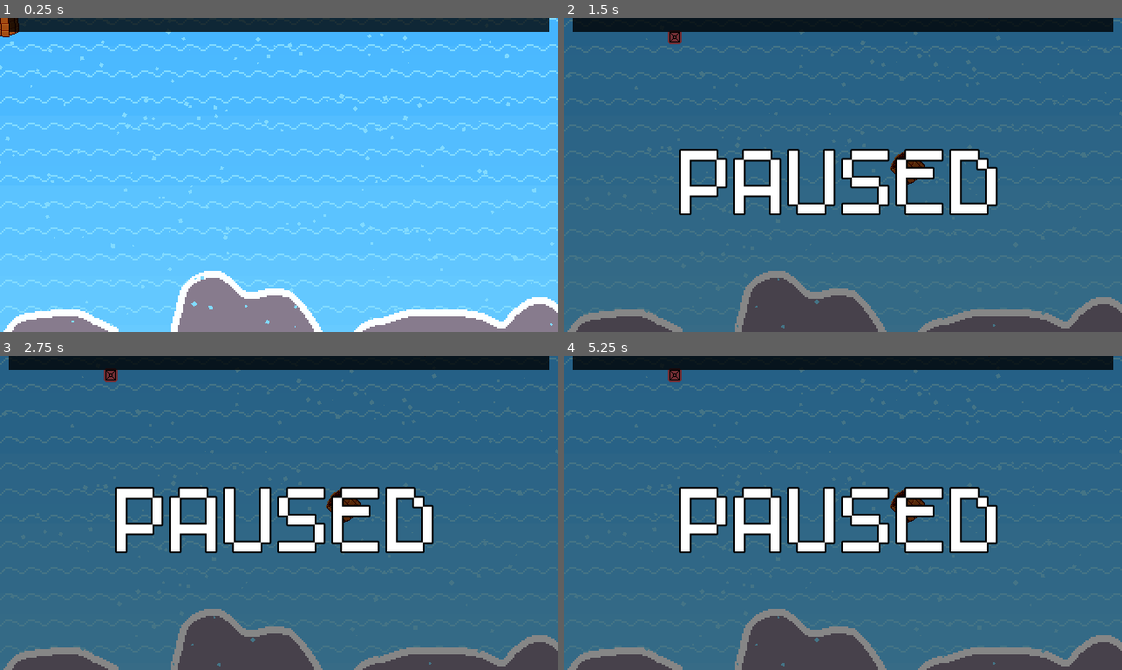
Above: before the commit, frames 1-4 (two rows, left to right).
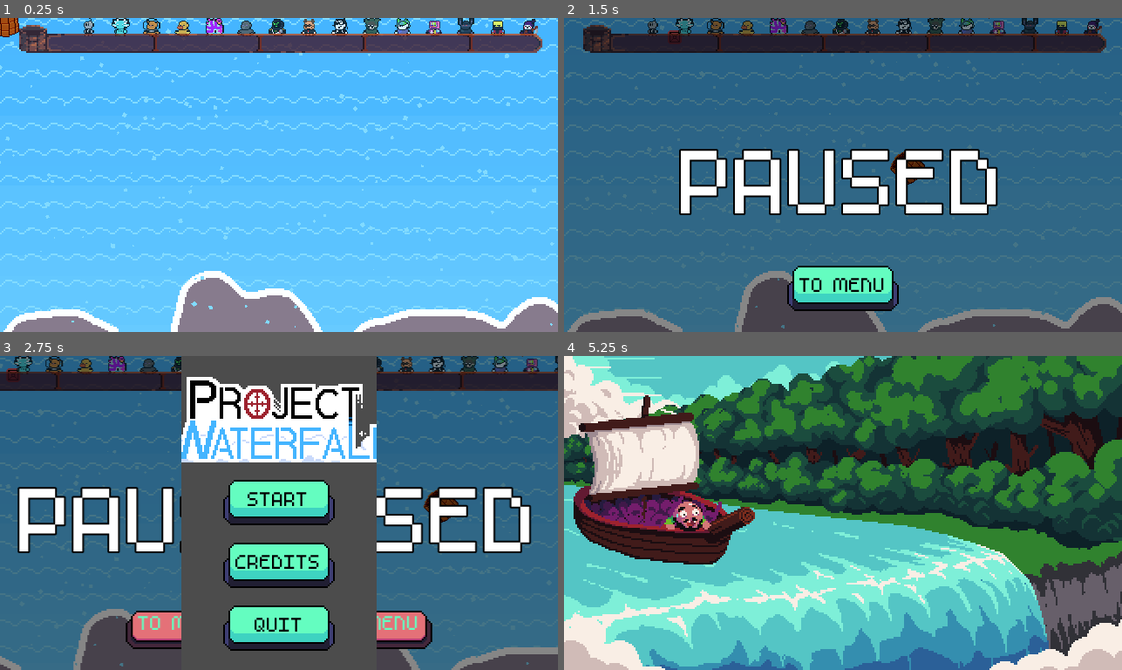
Above: after the commit, the same moments.

Repository: DissonantVoid/Project-Waterfall
Game: Godot game, scene res://scenes/game/main.tscn
Same seed, same stepped clock (60 frames per second), same inputs: the game is played once before the commit and once after it. This scene is started directly instead of the project's main scene.
Inputs (mouse positions are in pixels of both pictures, inside the frame that each line leads up to):
- Up to frame 1 (0.25 s): no input
- Up to frame 2 (1.5 s): move the mouse to (965, 159) at 0.52 s; move the mouse to (731, 190) at 1.27 s; hold Escape (back) from 1.28 s (still down)
- Up to frame 3 (2.75 s): release Escape (back) at 2 s; click (279, 619) at 2 s, where only the run after the commit has a clickable "TO MENU"
- Up to frame 4 (5.25 s): click (843, 560) at 2.75 s, where only the run after the commit has a clickable "CREDITS"; click (843, 497) at 3.5 s, where only the run after the commit has a clickable "START"; click (843, 497) at 4.25 s, where only the run after the commit has a clickable "START"; move the mouse to (898, 443) at 5.02 s

The runs differ from the first frame. In frame 1, 9.7% of the frame differs, in the area x 1-99%, y 0-12%; in frame 2, 12%; in frame 3, 55%; in frame 4, 99%, in the area x 0-100%, y 0-100%.

Commit message:
redid the progress bar, with better style and visuals
credits to AddinSachen#6946

Diff:
--- /dev/null
+++ b/resources/godot/progress_shader.tres
@@ -0,0 +1,24 @@
+[gd_resource type="ShaderMaterial" load_steps=2 format=2]
+
+[sub_resource type="Shader" id=35]
+code = "shader_type canvas_item;
+
+uniform float weight : hint_range(0.0, 1.0) = 0;
+uniform vec4 start_color : hint_color;
+uniform vec4 end_color : hint_color;
+
+void fragment()
+{
+	COLOR = texture(TEXTURE, UV);
+	COLOR.rgb = mix(start_color.rgb, end_color.rgb, weight);
+	if (UV.x > weight)
+	{
+		COLOR.a = 0.0;
+	}
+}"
+
+[resource]
+shader = SubResource( 35 )
+shader_param/weight = 0.0
+shader_param/start_color = Color( 0, 0, 0, 1 )
+shader_param/end_color = Color( 0, 0, 0, 1 )
--- a/scenes/autoloads/utility.gd
+++ b/scenes/autoloads/utility.gd
@@ -4,4 +4,5 @@
 
 
 func _init():
+	randomize()
 	rng.randomize()
--- a/scenes/game/credits.tscn
+++ b/scenes/game/credits.tscn
@@ -132,8 +132,7 @@
 anchor_right = 1.0
 anchor_bottom = 1.0
 margin_top = 181.0
-margin_right = 320.0
-margin_bottom = 13297.0
+margin_bottom = 1517.0
 custom_fonts/normal_font = SubResource( 1 )
 bbcode_enabled = true
 bbcode_text = "[center]
@@ -252,10 +251,10 @@
 anchor_top = 0.5
 anchor_right = 0.5
 anchor_bottom = 0.5
-margin_left = 89.5
-margin_top = 65.5
-margin_right = 230.5
-margin_bottom = 114.501
+margin_left = -70.5
+margin_top = -24.5
+margin_right = 70.5
+margin_bottom = 24.501
 rect_pivot_offset = Vector2( 70, 24 )
 texture = ExtResource( 3 )
 
--- a/scenes/game/introduction.tscn
+++ b/scenes/game/introduction.tscn
@@ -462,6 +462,7 @@
 
 [node name="Camera2D" type="Camera2D" parent="."]
 position = Vector2( 160, 90 )
+current = true
 
 [node name="AnimationPlayer" type="AnimationPlayer" parent="Camera2D"]
 anims/RESET = SubResource( 4 )
--- a/scenes/game/main.gd
+++ b/scenes/game/main.gd
@@ -15,7 +15,7 @@
 const _character_scene : PackedScene = preload("res://scenes/objects/character.tscn")
 
 var _view_width : int = ProjectSettings.get_setting("display/window/size/width") * 2
-const _levels_count : int = 5 # if you change this, you have to add/remove levels from res://resources/files/level_rules.cfg
+const _levels_count : int = 5 # if you change this, you have to add/remove levels from res://resources/files/level_rules.cfg, you'd also need to change the progress bar and.. just don't do it alright?
 const _points_to_win : int = 100
 const _points_to_levelup : int = _points_to_win / _levels_count
 var _current_progress : float = 0
@@ -37,9 +37,12 @@
 	# to a commit history full of frame=2, frame=5, frame=12.....
 	_background.playing = true
 
-	# all children should pause when scene tree is paused
+	# reconfigure children pause mode, since we are root, we can't change
+	# our pause mode without affecting the rest of the tree, we need to
+	# remove this effect by getting rid of INHERIT pause mode
 	for child in get_children():
-		child.pause_mode = Node.PAUSE_MODE_STOP
+		if child.pause_mode == Node.PAUSE_MODE_INHERIT:
+			child.pause_mode = Node.PAUSE_MODE_STOP
 
 	_bucket.connect("character_saved",self,"_on_bucket_character_saved")
 	_bucket.connect("hit_hazard",self,"_on_bucket_hit_hazard")
@@ -58,8 +61,14 @@
 		_ui.set_pause(_is_paused)
 		get_tree().paused = _is_paused
 
+		if _is_paused:
+			Input.mouse_mode = Input.MOUSE_MODE_VISIBLE
+		else:
+			Input.mouse_mode = Input.MOUSE_MODE_HIDDEN
+
 func _exit_tree():
 	Input.mouse_mode = Input.MOUSE_MODE_VISIBLE
+	get_tree().paused = false
 
 func _on_spawn_timeout():
 	var instance := _character_scene.instance()
@@ -94,7 +103,7 @@
 	_current_progress = clamp(_current_progress + value, 0, _points_to_win)
 
 	if sign(value) == 1:
-		_ui.increment_point(value, _bucket.global_position)
+		_ui.increment_points(value, _bucket.global_position)
 		# level up
 		if int(_current_progress) / _points_to_levelup > _current_level:
 			_current_level += 1
--- a/scenes/game/main.tscn
+++ b/scenes/game/main.tscn
@@ -10,23 +10,23 @@
 [ext_resource path="res://scenes/objects/clouds.gd" type="Script" id=8]
 [ext_resource path="res://scenes/objects/hazards_maker.gd" type="Script" id=9]
 [ext_resource path="res://scenes/objects/game_camera.gd" type="Script" id=10]
-[ext_resource path="res://scenes/unused/progress_bar.tscn" type="PackedScene" id=11]
+[ext_resource path="res://scenes/objects/progress_bar.gd" type="Script" id=11]
 [ext_resource path="res://resources/textures/progress_bar.png" type="Texture" id=12]
+[ext_resource path="res://resources/godot/progress_shader.tres" type="Material" id=13]
+[ext_resource path="res://scenes/objects/ui/button.tscn" type="PackedScene" id=14]
 [ext_resource path="res://scenes/objects/powerups_spawner.gd" type="Script" id=17]
 
-[sub_resource type="StyleBoxFlat" id=8]
-bg_color = Color( 0.0980392, 0.568627, 0, 1 )
-
-[sub_resource type="StyleBoxFlat" id=9]
-bg_color = Color( 0, 0, 0, 1 )
-
-[sub_resource type="AtlasTexture" id=1]
+[sub_resource type="AtlasTexture" id=33]
 atlas = ExtResource( 12 )
-region = Rect2( 48, 0, 48, 16 )
-
-[sub_resource type="AtlasTexture" id=2]
+region = Rect2( 0, 16, 281, 16 )
+
+[sub_resource type="AtlasTexture" id=34]
 atlas = ExtResource( 12 )
-region = Rect2( 0, 0, 48, 16 )
+region = Rect2( 0, 0, 281, 16 )
+
+[sub_resource type="AtlasTexture" id=32]
+atlas = ExtResource( 12 )
+region = Rect2( 0, 32, 302, 16 )
 
 [sub_resource type="DynamicFont" id=10]
 size = 82
@@ -139,41 +139,52 @@
 script = ExtResource( 2 )
 
 [node name="UI" type="CanvasLayer" parent="."]
+pause_mode = 2
 script = ExtResource( 7 )
 
 [node name="MarginContainer" type="MarginContainer" parent="UI"]
 anchor_right = 1.0
 anchor_bottom = 1.0
 custom_constants/margin_right = 5
+custom_constants/margin_top = 4
 custom_constants/margin_left = 5
-
-[node name="Progress" type="ProgressBar" parent="UI/MarginContainer"]
+custom_constants/margin_bottom = 4
+
+[node name="Progress" type="Control" parent="UI/MarginContainer"]
 modulate = Color( 1, 1, 1, 0.784314 )
-margin_left = 5.0
-margin_right = 315.0
-margin_bottom = 8.0
-rect_min_size = Vector2( 0, 8 )
-custom_styles/fg = SubResource( 8 )
-custom_styles/bg = SubResource( 9 )
-percent_visible = false
-
-[node name="ProgressBar" parent="UI/MarginContainer" instance=ExtResource( 11 )]
-visible = false
-modulate = Color( 1, 1, 1, 0.784314 )
-anchor_right = 0.0
-anchor_bottom = 0.0
-margin_left = 5.0
-margin_right = 315.0
-margin_bottom = 32.0
-rect_min_size = Vector2( 0, 32 )
+margin_left = 10.0
+margin_top = 4.0
+margin_right = 310.0
+margin_bottom = 20.0
+rect_min_size = Vector2( 300, 16 )
+size_flags_horizontal = 4
 size_flags_vertical = 0
-max_value = 100.0
-value = 50.0
-_on_texture = SubResource( 1 )
-_off_texture = SubResource( 2 )
-_margin_right = 16.0
-_margin_left = 16.0
-_margin_center = 8.0
+script = ExtResource( 11 )
+
+[node name="CharactersContainer" type="Control" parent="UI/MarginContainer/Progress"]
+anchor_right = 1.0
+anchor_bottom = 1.0
+margin_left = 25.0
+margin_top = 1.0
+margin_right = -7.0
+
+[node name="Back" type="TextureRect" parent="UI/MarginContainer/Progress"]
+margin_left = 18.0
+margin_right = 299.0
+margin_bottom = 16.0
+texture = SubResource( 33 )
+
+[node name="Progress" type="TextureRect" parent="UI/MarginContainer/Progress"]
+material = ExtResource( 13 )
+margin_left = 18.0
+margin_right = 299.0
+margin_bottom = 16.0
+texture = SubResource( 34 )
+
+[node name="Front" type="TextureRect" parent="UI/MarginContainer/Progress"]
+margin_right = 302.0
+margin_bottom = 16.0
+texture = SubResource( 32 )
 
 [node name="Pause" type="MarginContainer" parent="UI"]
 visible = false
@@ -195,6 +206,19 @@
 custom_fonts/font = SubResource( 10 )
 text = "PAUSED"
 
+[node name="MarginContainer" type="MarginContainer" parent="UI/Pause"]
+margin_right = 320.0
+margin_bottom = 180.0
+custom_constants/margin_bottom = 12
+
+[node name="Back" parent="UI/Pause/MarginContainer" instance=ExtResource( 14 )]
+margin_left = 128.0
+margin_top = 136.0
+margin_right = 192.0
+margin_bottom = 168.0
+size_flags_vertical = 8
+_text = "TO MENU"
+
 [node name="Background" type="AnimatedSprite" parent="."]
 position = Vector2( 320, 180 )
 scale = Vector2( 2, 2 )
@@ -316,6 +340,7 @@
 [node name="SpawnTimer" type="Timer" parent="Timers"]
 one_shot = true
 
+[connection signal="pressed" from="UI/Pause/MarginContainer/Back" to="UI" method="_on_back_to_menu_pressed"]
 [connection signal="timeout" from="GameCamera/ShakeTimer" to="GameCamera" method="_on_shake_timeout"]
 [connection signal="body_entered" from="Bucket/InsideArea" to="Bucket" method="_on_body_entered_inside_area"]
 [connection signal="body_exited" from="Bucket/InsideArea" to="Bucket" method="_on_body_exited_inside_area"]
--- a/scenes/objects/hazards/hazard_bird.tscn
+++ b/scenes/objects/hazards/hazard_bird.tscn
@@ -42,14 +42,14 @@
 } ]
 
 [sub_resource type="CircleShape2D" id=1]
-radius = 16.0312
+radius = 12.0
 
 [node name="HazardBird" type="Area2D"]
 script = ExtResource( 2 )
 
 [node name="Sprite" type="AnimatedSprite" parent="."]
 frames = SubResource( 9 )
-frame = 5
+frame = 4
 playing = true
 
 [node name="CollisionShape2D" type="CollisionShape2D" parent="."]
--- /dev/null
+++ b/scenes/objects/progress_bar.gd
@@ -0,0 +1,92 @@
+extends Control
+
+onready var _progress : TextureRect = $Progress
+onready var _chars_container : Control = $CharactersContainer
+
+const _characters_sprite : StreamTexture = preload("res://resources/textures/characters.png")
+const _char_sprite_size : int = 16
+const _backflip_time : float = 0.6
+
+var _min_value : float
+var _max_value : float
+var _value : float
+const _start_color : Color = Color("fab43c")
+const _end_color : Color = Color("d54d2d")
+
+
+# TODO: the progress bar is brocken, we should win once the meter reaches the end
+#       but it keeps going as if we had a level left
+
+func _ready():
+	_progress.material.set_shader_param("start_color", _start_color)
+	_progress.material.set_shader_param("end_color", _end_color)
+
+	# add characters, in a random order
+	var characters_count : int = _characters_sprite.get_width() / _char_sprite_size
+	var random_regions : Array
+	for i in characters_count:
+		random_regions.append(
+			Rect2(i*_char_sprite_size, 0, _char_sprite_size, _char_sprite_size)
+		)
+	random_regions.shuffle()
+
+	for i in characters_count:
+		var texture_rect : TextureRect = TextureRect.new()
+		var atlas : AtlasTexture = AtlasTexture.new()
+		atlas.atlas = _characters_sprite
+		atlas.region = random_regions[i]
+		texture_rect.texture = atlas
+
+		var half_char_size : float = _char_sprite_size/2
+		texture_rect.rect_pivot_offset = Vector2.ONE * half_char_size
+		# space enenly
+		texture_rect.rect_position.x = range_lerp(
+			i, 0, characters_count-1,
+			half_char_size, _chars_container.rect_size.x - half_char_size # NOTE: TexRect pivot is at top-left, so we subtract half size
+		)
+		texture_rect.rect_position.y = -half_char_size
+		texture_rect.rect_scale *= 0.65
+		_chars_container.add_child(texture_rect)
+
+func setup(min_value : float, max_value : float):
+	_min_value = min_value
+	_max_value = max_value
+
+func increment_value(increment : float):
+	var old_edge_pos : Vector2 = get_progress_edge_position()
+	_set_value(_value + increment)
+
+	# do character backflip animation if appropriate. we get the first character
+	# after the progress edge then we increment the progress bar and see
+	# if character is now behind the bar, if so do a flip
+	for character in _chars_container.get_children():
+		var center_position : Vector2 =\
+			character.rect_global_position + (character.rect_size/2) * character.rect_scale
+		if center_position.x > old_edge_pos.x && center_position.x <= get_progress_edge_position().x:
+			var rotation_tween : SceneTreeTween = get_tree().create_tween()
+			rotation_tween.tween_property(character, "rect_rotation", 360.0, _backflip_time)\
+				.from(0.0)
+
+			var move_tween : SceneTreeTween = get_tree().create_tween()
+			var character_pos : Vector2 = character.rect_position
+			move_tween.tween_property(character, "rect_position:y", character_pos.y - 8, _backflip_time/2)
+			move_tween.tween_property(character, "rect_position:y", character_pos.y, _backflip_time/2)
+
+func decrement_value(decrement : float):
+	_set_value(_value + decrement)
+
+func get_progress_edge_position() -> Vector2:
+	return _progress.rect_global_position + Vector2(
+		range_lerp(
+			_value,
+			_min_value,
+			_max_value,
+			0, rect_size.x
+		),
+		rect_position.y
+	)
+
+func _set_value(new_value : float):
+	_value = clamp(new_value, _min_value, _max_value)
+	var normalized_value : float = range_lerp(_value, _min_value, _max_value, 0, 1)
+	_progress.material.set_shader_param("weight", normalized_value)
--- a/scenes/objects/ui/ui.gd
+++ b/scenes/objects/ui/ui.gd
@@ -1,6 +1,6 @@
 extends CanvasLayer
 
-onready var _progress_bar : ProgressBar = $MarginContainer/Progress
+onready var _progress_bar : Control = $MarginContainer/Progress
 onready var _pause_container : MarginContainer = $Pause
 
 const _point_tween_time : float = 0.8
@@ -15,12 +15,12 @@
 	_point_label_font.font_data = preload("res://resources/fonts/m5x7.ttf")
 
 func setup(points_to_win : int):
-	_progress_bar.max_value = points_to_win
+	_progress_bar.setup(0 ,points_to_win)
 
 func set_pause(should_pause : bool):
 	_pause_container.visible = should_pause
 
-func increment_point(value : float, bucket_position : Vector2):
+func increment_points(value : float, bucket_position : Vector2):
 	# animate a score point moving from bucket to UI
 	var label : Label = Label.new()
 	label.add_font_override("font", _point_label_font)
@@ -31,10 +31,8 @@
 	add_child(label)
 	label.rect_pivot_offset = label.rect_size / 2
 
-	var progress_bar_edge : Vector2 = _progress_bar.rect_position + Vector2(
-		range_lerp(_progress_bar.value, _progress_bar.min_value, _progress_bar.max_value, 0, _progress_bar.rect_size.x),
-		0
-	)
+	var progress_bar_edge : Vector2 = _progress_bar.get_progress_edge_position()
+
 	var tween : SceneTreeTween = get_tree().create_tween()\
 		.set_ease(Tween.EASE_OUT).set_trans(Tween.TRANS_SINE).set_parallel(true)
 	tween.tween_property(label, "rect_position", progress_bar_edge, _point_tween_time)
@@ -44,18 +42,19 @@
 func decrement_points(value : float):
 	# ...
 
-	_progress_bar.value += value
+	_progress_bar.decrement_value(value)
 
 func level_up():
-	#var tween : SceneTreeTween = get_tree().create_tween().set_parallel(true)
 	# do a shake or something
 	pass
 
 func level_down():
-	#var tween : SceneTreeTween = get_tree().create_tween().set_parallel(true)
 	pass
+
+func _on_back_to_menu_pressed():
+	SceneManager.change_scene("res://scenes/game/menu.tscn")
 
 func _on_point_added(label : Label, value : float):
 	label.queue_free()
 
-	_progress_bar.value += value
+	_progress_bar.increment_value(value)
Not shown, changed: plan/TODO.txt
Binary file changed: resources/textures/characters.png
Binary file changed: resources/textures/progress_bar.png
Not shown: 1 places in scenes/game/main.tscn that only renumber resources
Not shown, added: scenes/unused/.gdignore
